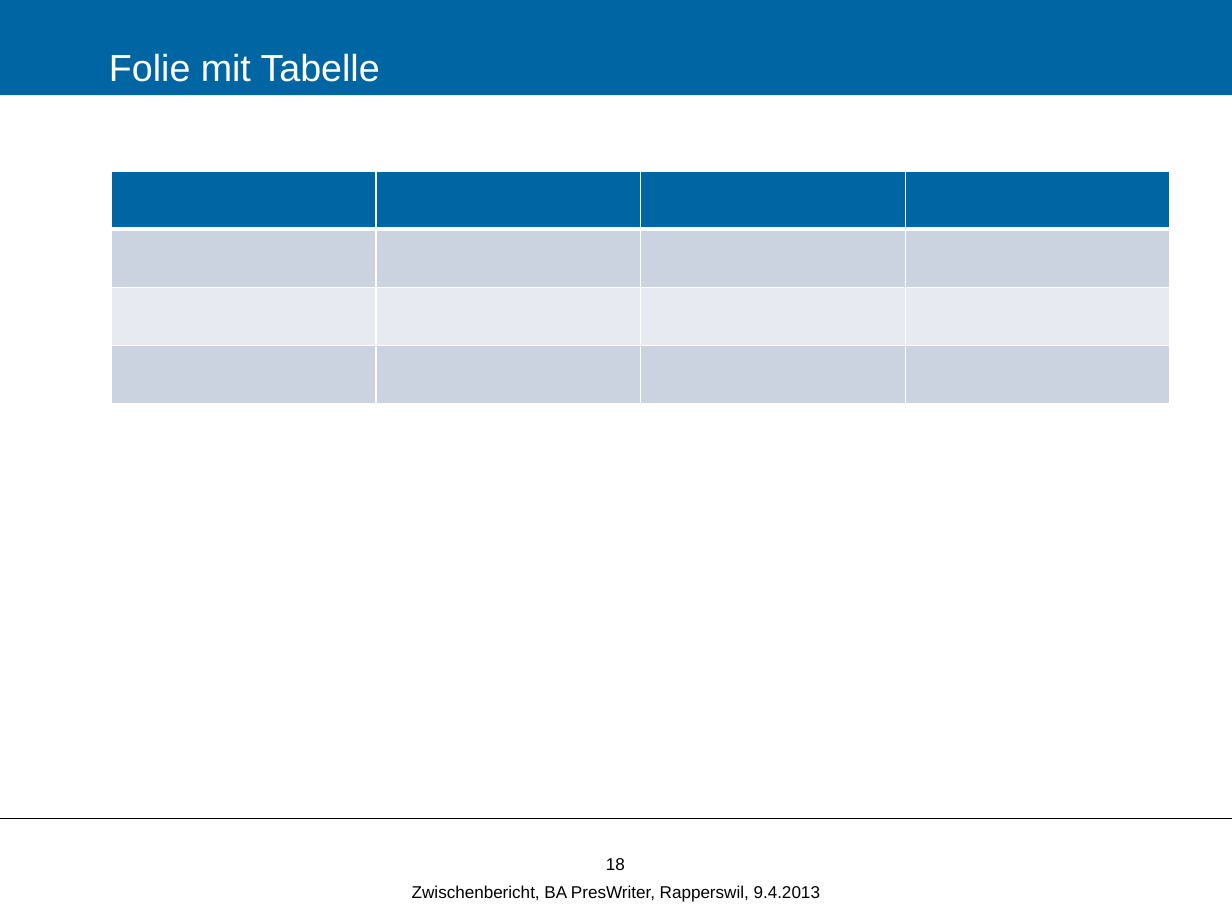
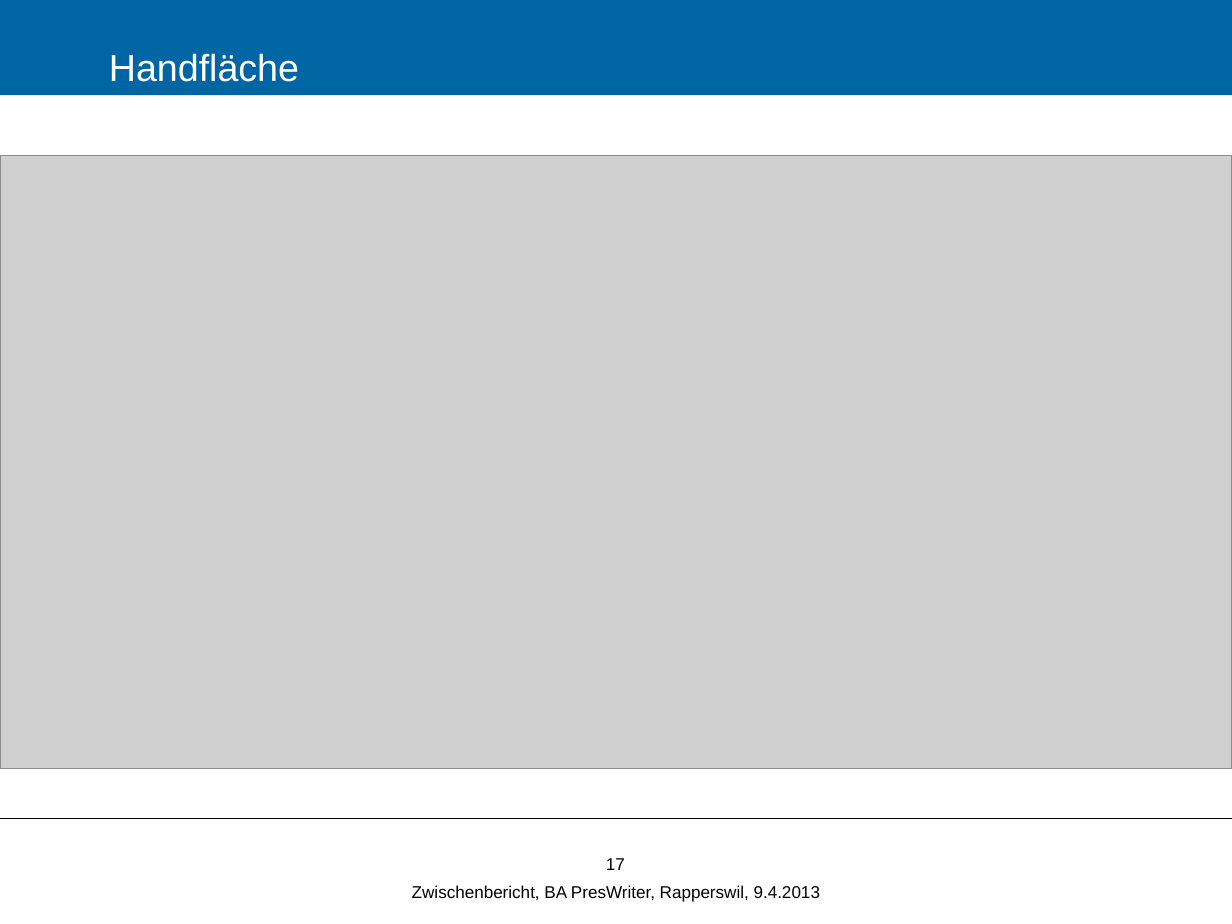
Before and after one commit to Zyklop/Magic-Whiteboard, a slide deck: slide 17 of Doc/Zwischenbericht.pptx (slide 18 before the commit). Drawn at 1232x924 pixels with LibreOffice and Linux fonts; fonts in the diff are those of the drawing; grey boxes stand for pictures; background and template pictures are left out. Boxes give left, top, right and bottom in pixels: in the first picture for what was removed or moved away, otherwise in the second. Text is boxed around its words. In the diff, an @@ line names an element or a change of style, - is before the commit and + after.

```diff
--- a/Doc/Zwischenbericht.pptx
+++ b/Doc/Zwischenbericht.pptx
@@ title at (109, 53, 299, 82): text changed @@
-Folie mit Tabelle
+Handfläche
@@ picture added at (0, 155, 1232, 769) @@
@@ table removed at (112, 171, 1172, 404), 4 rows, 4 columns @@
- |  |  | 
- |  |  | 
- |  |  | 
- |  |  | 
@@ page number at (606, 858, 625, 870): text changed @@
-18
+17
```
Also in this commit, not shown: 3 other slides changed, 8 slides removed, 3 other files.
